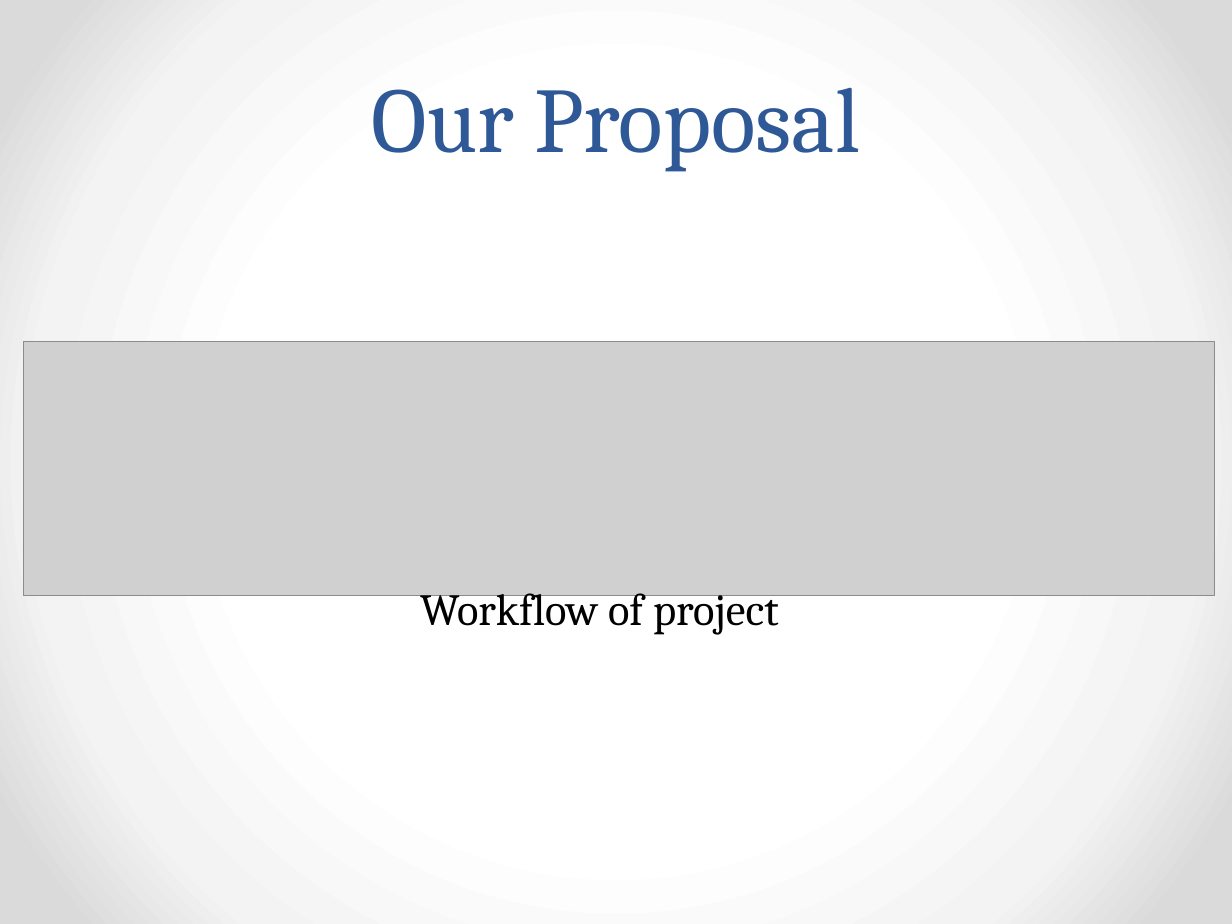
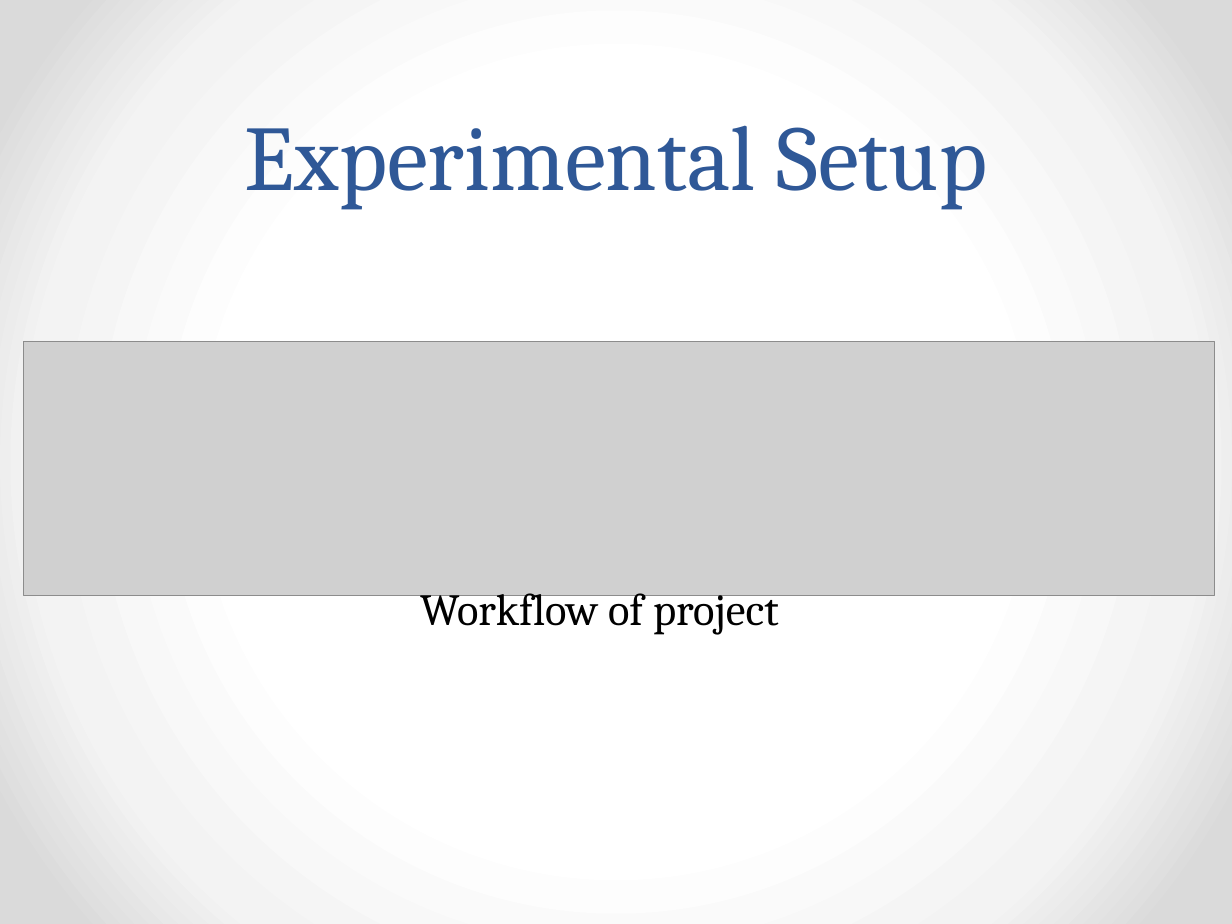
Before and after one commit to AudioExtractors/LanguageDetection, a slide deck: slide 6 of Docs/Presentation.pptx. Drawn at 1232x924 pixels with LibreOffice and Linux fonts; fonts in the diff are those of the drawing; grey boxes stand for pictures. Boxes give left, top, right and bottom in pixels: in the first picture for what was removed or moved away, otherwise in the second. Text is boxed around its words. In the diff, an @@ line names an element or a change of style, - is before the commit and + after.

```diff
--- a/Docs/Presentation.pptx
+++ b/Docs/Presentation.pptx
@@ title at <box>245,125,987,210</box>: text changed @@
-Our Proposal
+Experimental Setup
```
Also in this commit, not shown: 1 other slide changed, 16 slides added, 2 slides removed.
